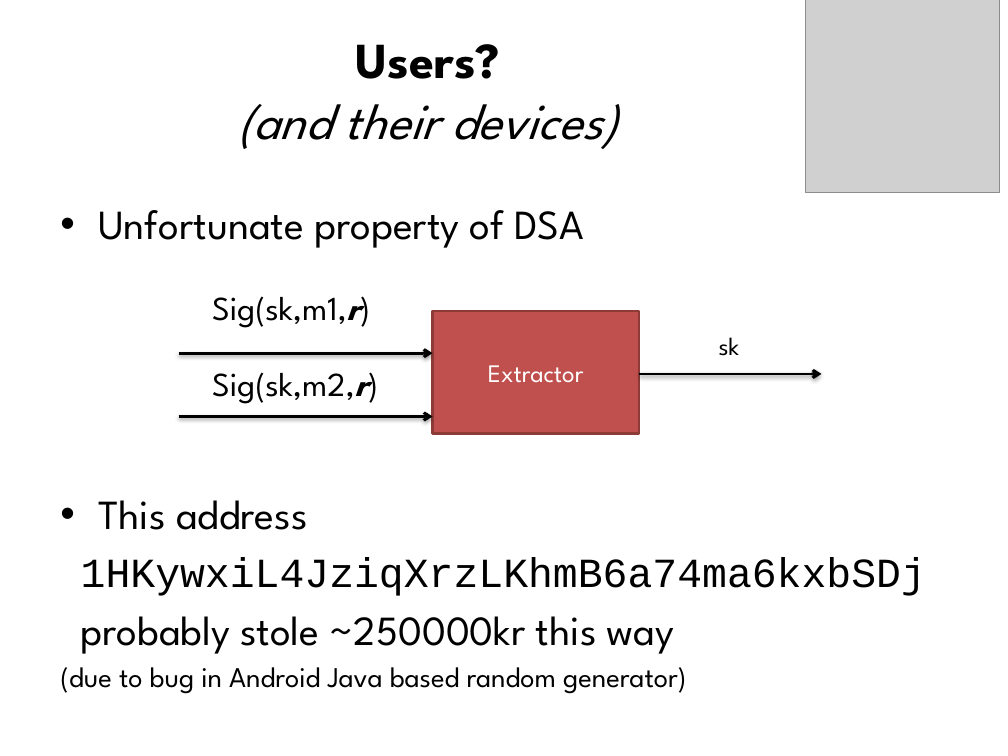
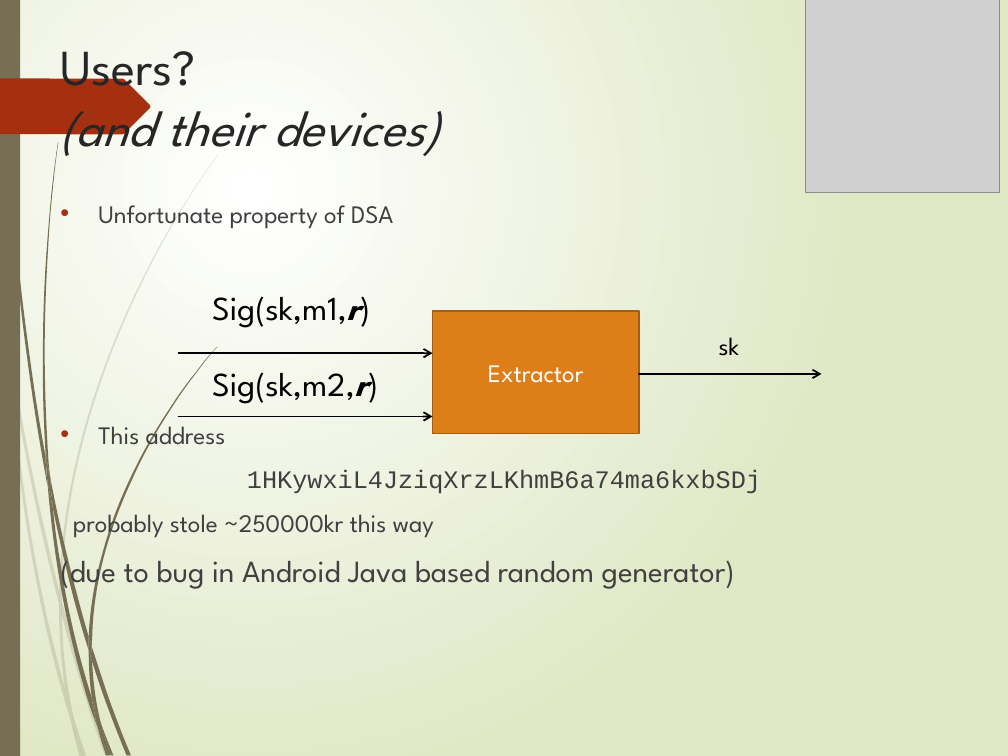
Before and after one commit to jupadhya1/Twitter-Sentimental-Analysis, a slide deck: slide 30 of BTC-Mining.pptx. Drawn at 1008x756 pixels with LibreOffice and Linux fonts; fonts in the diff are those of the drawing; grey boxes stand for pictures. Boxes give left, top, right and bottom in pixels: in the first picture for what was removed or moved away, otherwise in the second. Text is boxed around its words. In the diff, an @@ line names an element or a change of style, - is before the commit and + after.

```diff
--- a/BTC-Mining.pptx
+++ b/BTC-Mining.pptx
@@ background #FFFFFF to gradient #FFFFFF to #DFE8C4 @@
@@ rectangle added at box(0, 0, 20, 756), fill #766F54 @@
@@ title "Users? (and their devices)" at box(60, 51, 440, 162): text colour #000000 to #262626; bold off in "Users?"; alignment centre to left; vertical alignment middle to top @@
@@ freeform shape added at box(0, 79, 150, 135), fill #A53010 @@
@@ text "Unfortunate property of DSA" at box(60, 205, 761, 592): size 29.6 to 18 pt in "Unfortunate property of DSA", "This address", "1HKywxiL4JziqXrzLKhmB6a74ma6kxbSDj", "probably stole ~250000kr this way"; text colour #000000 to #404040; size 20.4 to 22 pt in "(due to bug in Android Java based ..."; more space between paragraphs @@
@@ rectangle "Extractor" at box(432, 311, 639, 434): fill #C0504D to #DE7E18; outline #8E3B39 2 pt to #A45D12 1.25 pt @@
@@ arrow (178, 353) - (432, 353): stroke #000000 2 pt to #000000 1.25 pt @@
@@ arrow (639, 374) - (822, 374): stroke #000000 2 pt to #000000 1.25 pt @@
@@ arrow (178, 416) - (432, 416): stroke #000000 2 pt to #000000 1.25 pt @@
@@ group added at box(0, 154, 219, 756): 10 freeform shapes @@
@@ group added at box(2, 0, 218, 756): 12 freeform shapes @@
```
Also in this commit, not shown: 33 other slides changed.
